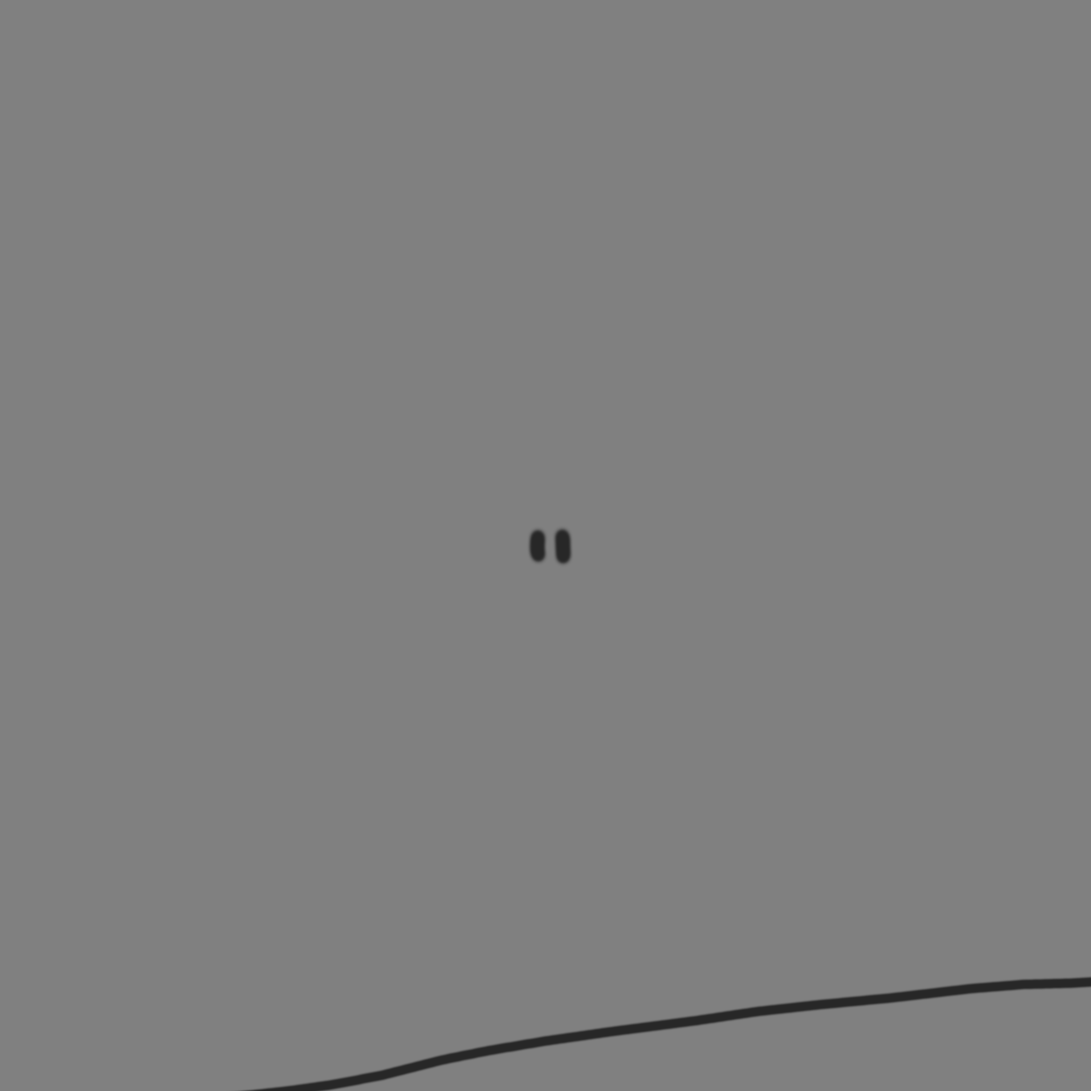
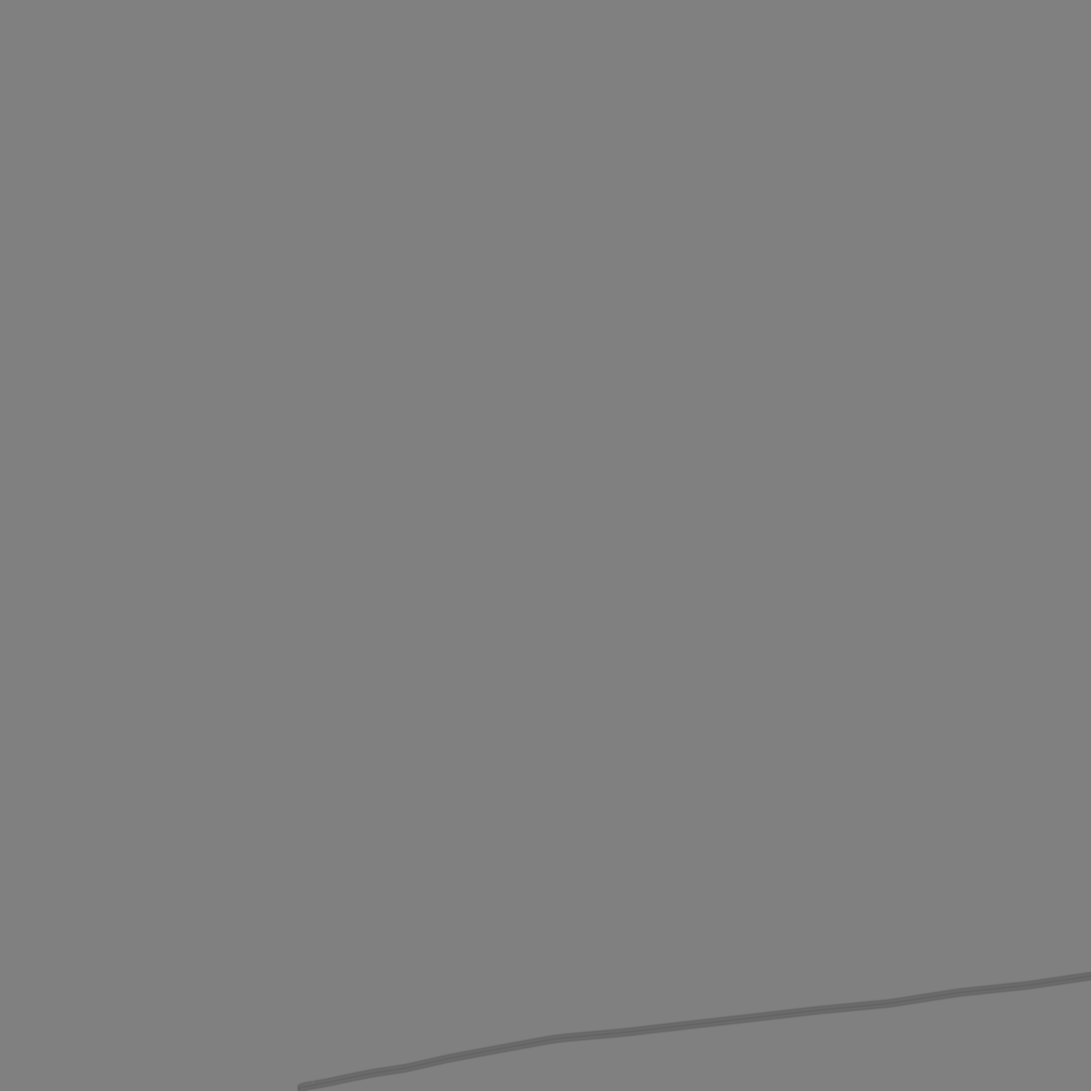
Layered file, before and after one edit (1091x1091). Changes by layer:
added layer "Layer 2" (35%) above "Layer 3" over [296, 971, 1091, 1091]
hid "Layer 0" over [228, 526, 1091, 1091]
